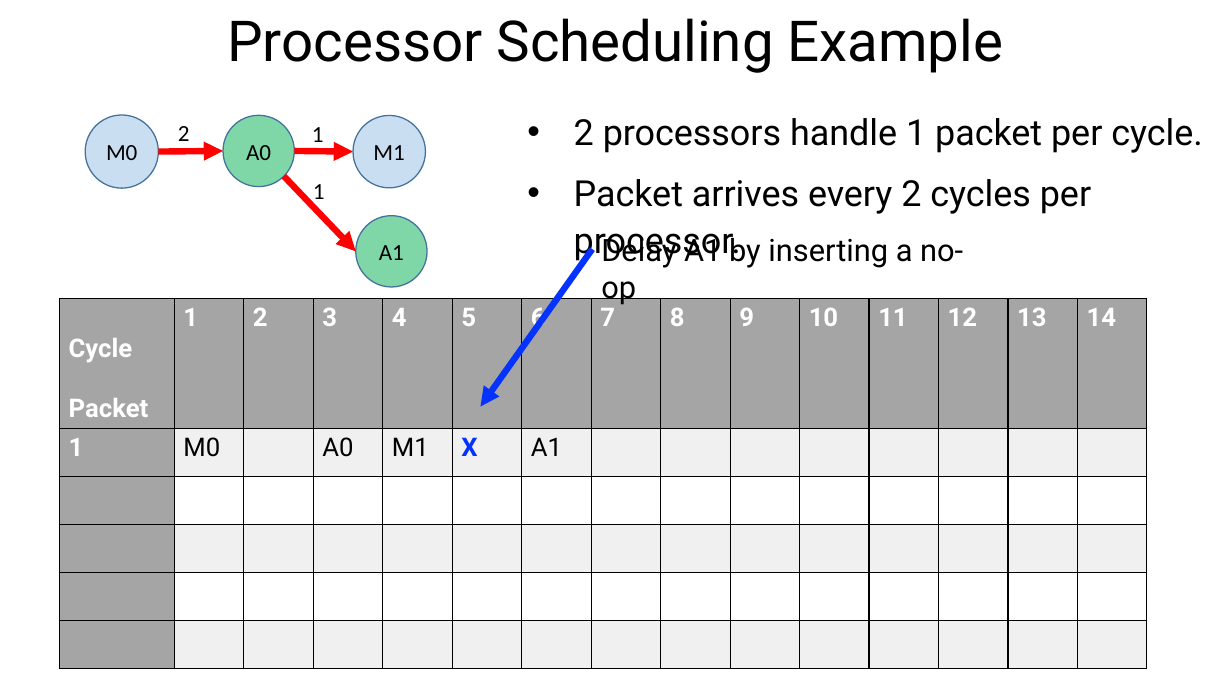
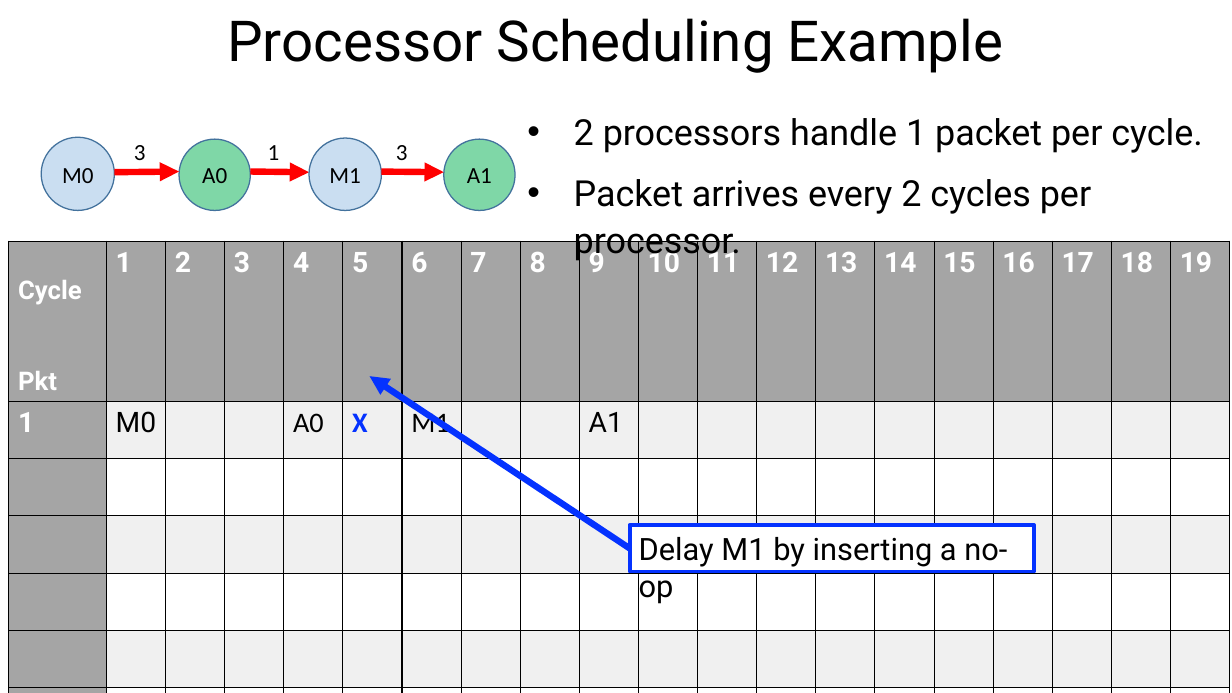
Before and after one commit to anirudhSK/drmt_talk, a slide deck: slide 20 of drmt_sigcomm.pptx (slide 18 before the commit). Drawn at 1232x693 pixels with LibreOffice and Linux fonts; fonts in the diff are those of the drawing. Boxes give left, top, right and bottom in pixels: in the first picture for what was removed or moved away, otherwise in the second. Text is boxed around its words. In the diff, an @@ line names an element or a change of style, - is before the commit and + after.

Commit message:
Shay's better straight-line DAG to illustrate scheduling
M0-3->A0-1->M1-3->A2

```diff
--- a/drmt_sigcomm.pptx
+++ b/drmt_sigcomm.pptx
@@ ellipse "M0": place and size @@
-ellipse "M0" at box(85, 115, 158, 188)
+ellipse "M0" at box(42, 138, 115, 211)
@@ text added at box(134, 145, 146, 160), 18 pt, text #000000 @@
+3
@@ text removed at box(178, 126, 190, 141) @@
-2
@@ ellipse "A0": place and size @@
-ellipse "A0" at box(223, 116, 294, 187)
+ellipse "A0" at box(179, 140, 250, 211)
@@ text "1" rewrapped from box(312, 127, 324, 149) to box(268, 145, 280, 160) @@
@@ text added at box(396, 145, 408, 160), 18 pt, text #000000 @@
+3
@@ ellipse "A1": place and size @@
-ellipse "A1" at box(356, 215, 427, 287)
+ellipse "A1" at box(444, 140, 515, 211)
@@ 2 arrows, 1 ellipse: place and size @@
-2 arrows, 1 ellipse at box(158, 116, 425, 188)
+2 arrows, 1 ellipse at box(115, 138, 381, 210)
@@ arrow moved from (284, 177) - (356, 251) to (382, 172) - (444, 172) @@
@@ text removed at box(313, 184, 325, 206) @@
-1
@@ table at box(9, 241, 1231, 690) @@
-Cycle / Packet | 1 | 2 | 3 | 4 | 5 | 6 | 7 | 8 | 9 | 10 | 11 | 12 | 13 | 14
-1 | M0 |  | A0 | M1 | X | A1 |  |  |  |  |  |  |  | 
- |  |  |  |  |  |  |  |  |  |  |  |  |  | 
- |  |  |  |  |  |  |  |  |  |  |  |  |  | 
- |  |  |  |  |  |  |  |  |  |  |  |  |  | 
- |  |  |  |  |  |  |  |  |  |  |  |  |  | 
+Cycle / Pkt | 1 | 2 | 3 | 4 | 5 | 6 | 7 | 8 | 9 | 10 | 11 | 12 | 13 | 14 | 15 | 16 | 17 | 18 | 19
+1 | M0 |  |  | A0 | X | M1 |  |  | A1 |  |  |  |  |  |  |  |  |  | 
+ |  |  |  |  |  |  |  |  |  |  |  |  |  |  |  |  |  |  | 
+ |  |  |  |  |  |  |  |  |  |  |  |  |  |  |  |  |  |  | 
+ |  |  |  |  |  |  |  |  |  |  |  |  |  |  |  |  |  |  | 
+ |  |  |  |  |  |  |  |  |  |  |  |  |  |  |  |  |  |  | 
+ |  |  |  |  |  |  |  |  |  |  |  |  |  |  |  |  |  |  | 
@@ table: place and size @@
-table at box(59, 299, 1144, 640)
+table at box(9, 241, 1231, 690)
@@ arrow moved from (592, 250) - (481, 407) to (629, 548) - (370, 376) @@
@@ rectangle "Delay M1 by inserting a ...": place and size @@
-rectangle "Delay M1 by inserting a ..." at box(601, 233, 963, 306)
+rectangle "Delay M1 by inserting a ..." at box(629, 525, 1034, 571)
@@ rectangle "Delay M1 by inserting a ..." at box(629, 525, 1034, 571): fill none to #FFFFFF; outline none to #0432FF 3 pt @@
@@ text in rectangle at box(639, 537, 1007, 604): text changed @@
-Delay A1 by inserting a no-op
+Delay M1 by inserting a no-op
```
Also in this commit, not shown: 5 other slides changed, 4 slides added.
